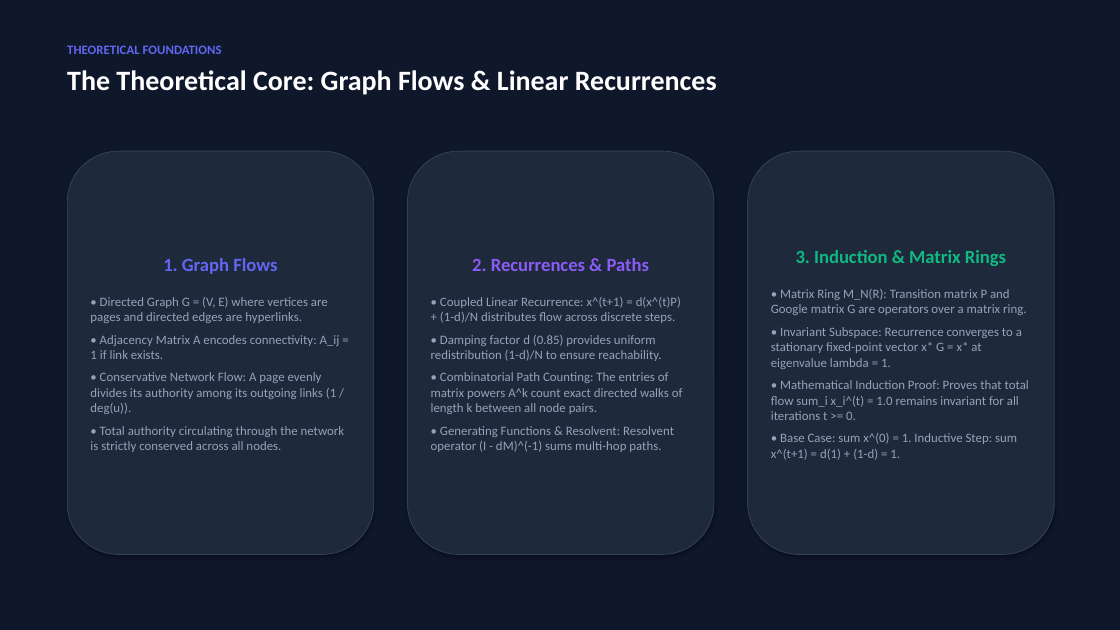
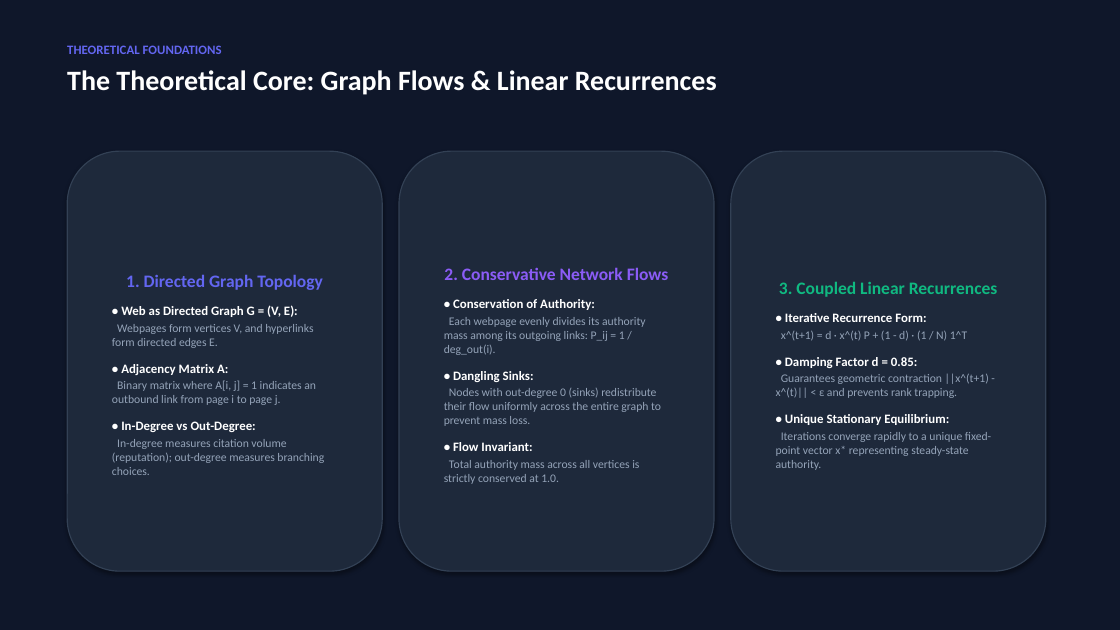
Before and after one commit to adarsh-place/Intelligent_Search_Ranking, a slide deck: slide 3 of Intelligent_Search_Ranking_Presentation.pptx. Drawn at 1120x630 pixels with LibreOffice and Linux fonts; fonts in the diff are those of the drawing. Boxes give left, top, right and bottom in pixels: in the first picture for what was removed or moved away, otherwise in the second. Text is boxed around its words. In the diff, an @@ line names an element or a change of style, - is before the commit and + after.

```diff
--- a/Intelligent_Search_Ranking_Presentation.pptx
+++ b/Intelligent_Search_Ranking_Presentation.pptx
@@ rounded rectangle "1. Directed Graph Topology": place and size @@
-rounded rectangle "1. Directed Graph Topology" at [67,151,374,555]
+rounded rectangle "1. Directed Graph Topology" at [67,151,382,571]
@@ rounded rectangle "2. Conservative Network Flows": place and size @@
-rounded rectangle "2. Conservative Network Flows" at [408,151,714,555]
+rounded rectangle "2. Conservative Network Flows" at [399,151,714,571]
@@ outline #334155 0.75 pt to #334155 1 pt in 3 elements at [67,151,382,571], [399,151,714,571], [731,151,1046,571] @@
@@ rounded rectangle "3. Coupled Linear Recurrences": place and size @@
-rounded rectangle "3. Coupled Linear Recurrences" at [748,151,1054,555]
+rounded rectangle "3. Coupled Linear Recurrences" at [731,151,1046,571]
@@ text in rounded rectangle at [444,267,669,484]: text changed; size 11 to 10 pt @@
-2. Recurrences & Paths
-• Coupled Linear Recurrence: x^(t+1) = d(x^(t)P) + (1-d)/N distributes flow across discrete steps.
-• Damping factor d (0.85) provides uniform redistribution (1-d)/N to ensure reachability.
-• Combinatorial Path Counting: The entries of matrix powers A^k count exact directed walks of length k between all node pairs.
-• Generating Functions & Resolvent: Resolvent operator (I - dM)^(-1) sums multi-hop paths.
+2. Conservative Network Flows
+• Conservation of Authority:
+Each webpage evenly divides its authority mass among its outgoing links: P_ij = 1 / deg_out(i).
+• Dangling Sinks:
+Nodes with out-degree 0 (sinks) redistribute their flow uniformly across the entire graph to prevent mass loss.
+• Flow Invariant:
+Total authority mass across all vertices is strictly conserved at 1.0.
@@ text in rounded rectangle at [112,274,324,475]: text changed; size 11 to 10 pt @@
-1. Graph Flows
-• Directed Graph G = (V, E) where vertices are pages and directed edges are hyperlinks.
-• Adjacency Matrix A encodes connectivity: A_ij = 1 if link exists.
-• Conservative Network Flow: A page evenly divides its authority among its outgoing links (1 / deg(u)).
-• Total authority circulating through the network is strictly conserved across all nodes.
+1. Directed Graph Topology
+• Web as Directed Graph G = (V, E):
+Webpages form vertices V, and hyperlinks form directed edges E.
+• Adjacency Matrix A:
+Binary matrix where A[i, j] = 1 indicates an outbound link from page i to page j.
+• In-Degree vs Out-Degree:
+In-degree measures citation volume (reputation); out-degree measures branching choices.
@@ text in rounded rectangle at [776,282,998,470]: text changed; size 11 to 10 pt @@
-3. Induction & Matrix Rings
-• Matrix Ring M_N(R): Transition matrix P and Google matrix G are operators over a matrix ring.
-• Invariant Subspace: Recurrence converges to a stationary fixed-point vector x* G = x* at eigenvalue lambda = 1.
-• Mathematical Induction Proof: Proves that total flow sum_i x_i^(t) = 1.0 remains invariant for all iterations t >= 0.
-• Base Case: sum x^(0) = 1. Inductive Step: sum x^(t+1) = d(1) + (1-d) = 1.
+3. Coupled Linear Recurrences
+• Iterative Recurrence Form:
+x^(t+1) = d · x^(t) P + (1 - d) · (1 / N) 1^T
+• Damping Factor d = 0.85:
+Guarantees geometric contraction ||x^(t+1) - x^(t)|| < ε and prevents rank trapping.
+• Unique Stationary Equilibrium:
+Iterations converge rapidly to a unique fixed-point vector x* representing steady-state authority.
```
Also in this commit, not shown: 5 other slides changed, 10 other files.
